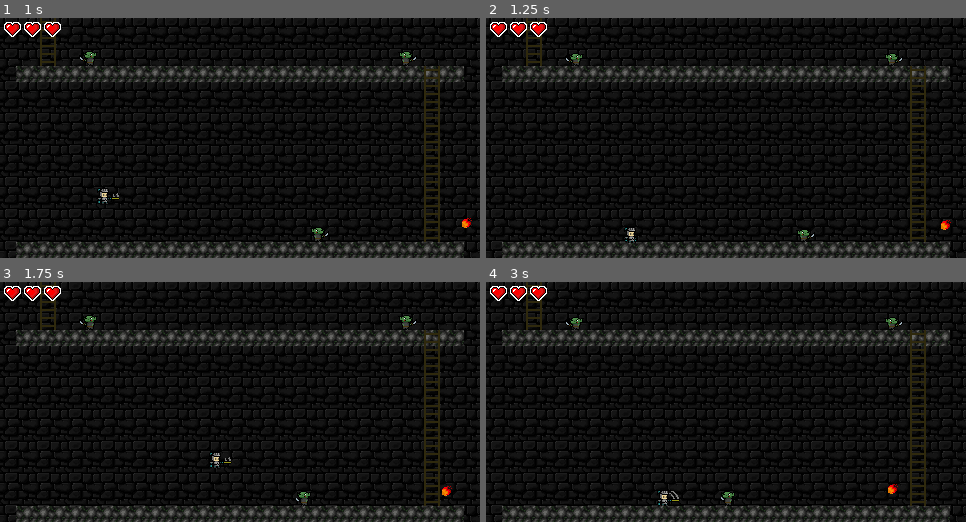
Above: before the commit, frames 1-4 (two rows, left to right).
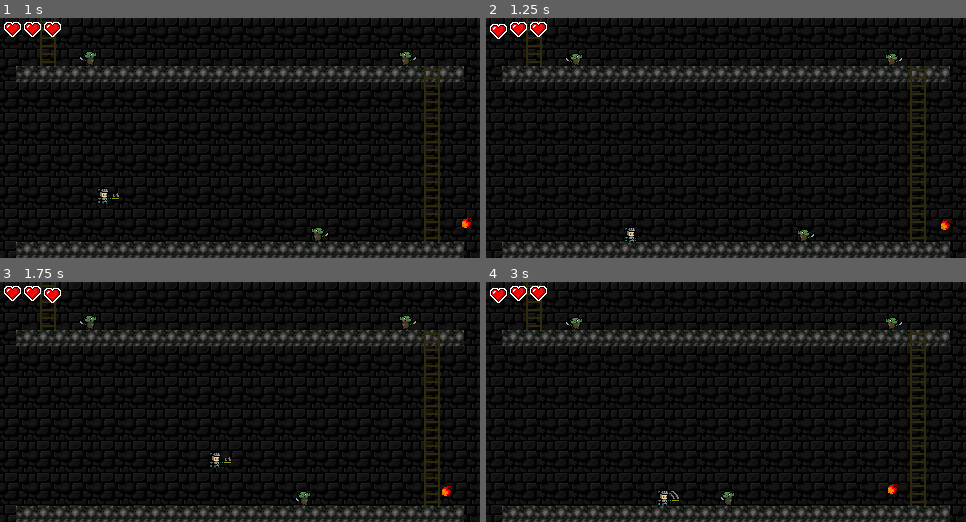
Above: after the commit, the same moments.

Repository: nanoblit/dk
Game: Godot game, scene res://Levels/World.tscn
Same seed, same stepped clock (60 frames per second), same inputs: the game is played once before the commit and once after it.
Inputs (mouse positions are in pixels of both pictures, inside the frame that each line leads up to):
- Up to frame 1 (1 s): move the mouse to (345, 126) at 0.52 s; hold D (walk_right) from 0.53 s (still down); click (345, 126) at 0.6 s; tap Space (jump) at 0.77 s
- Up to frame 2 (1.25 s): keep holding D (walk_right)
- Up to frame 3 (1.75 s): keep holding D (walk_right); move the mouse to (144, 414) at 1.27 s; click (144, 414) at 1.35 s; tap Space (jump) at 1.52 s
- Up to frame 4 (3 s): move the mouse to (774, 349) at 2.02 s; release D (walk_right) at 2.03 s; hold A (walk_left) 2.03-2.78 s; click (774, 349) at 2.1 s; move the mouse to (702, 450) at 2.77 s; hold D (walk_right) from 2.78 s (still down); click (702, 450) at 2.85 s

Frame 1 is identical in both runs. In frame 2, 0.2% of the frame differs, in the area x 0-5%, y 1-9%; in frame 3, 0.2%, in the area x 9-13%, y 1-9%; in frame 4, 0.2%.

Commit message:
Animates HP Bar

Diff:
--- /dev/null
+++ b/World/UI/HUD/HP.gd
@@ -0,0 +1,13 @@
+extends Node2D
+
+var index
+
+func bump():
+	position.y += 2
+	yield (get_tree().create_timer(0.3), "timeout")
+	position.y -= 2
+	if (get_parent().get_child_count() >= index+2):
+		get_parent().get_child(index+1).bump()
+	else:
+		yield (get_tree().create_timer(1), "timeout")
+		get_parent().get_child(0).bump()
--- a/World/UI/HUD/HP.tscn
+++ b/World/UI/HUD/HP.tscn
@@ -1,7 +1,8 @@
-[gd_scene load_steps=4 format=2]
+[gd_scene load_steps=5 format=2]
 
 [ext_resource path="res://World/UI/HUD/HP Dead.png" type="Texture" id=1]
 [ext_resource path="res://World/UI/HUD/HP Live.png" type="Texture" id=2]
+[ext_resource path="res://World/UI/HUD/HP.gd" type="Script" id=3]
 
 [sub_resource type="SpriteFrames" id=1]
 animations = [ {
@@ -12,6 +13,7 @@
 } ]
 
 [node name="HP" type="Node2D"]
+script = ExtResource( 3 )
 
 [node name="Sprite" type="AnimatedSprite" parent="."]
 frames = SubResource( 1 )
--- a/World/UI/HUD/HPBar.gd
+++ b/World/UI/HUD/HPBar.gd
@@ -17,6 +17,9 @@
 		hp_obj_list.push_back(hp_inst)
 		call_deferred("add_child", hp_inst)
 		hp_inst.position.x = n * gap
+		hp_inst.index = n
+
+	animate_hearts()
 
 func _process(delta):
 	if (!player_ready):
@@ -39,3 +42,7 @@
 		hp_obj_list[hp].get_child(0).frame = 0
 		if hp == 0:
 			break
+
+func animate_hearts():
+	yield (get_tree().create_timer(1), "timeout")
+	hp_obj_list[0].bump()
